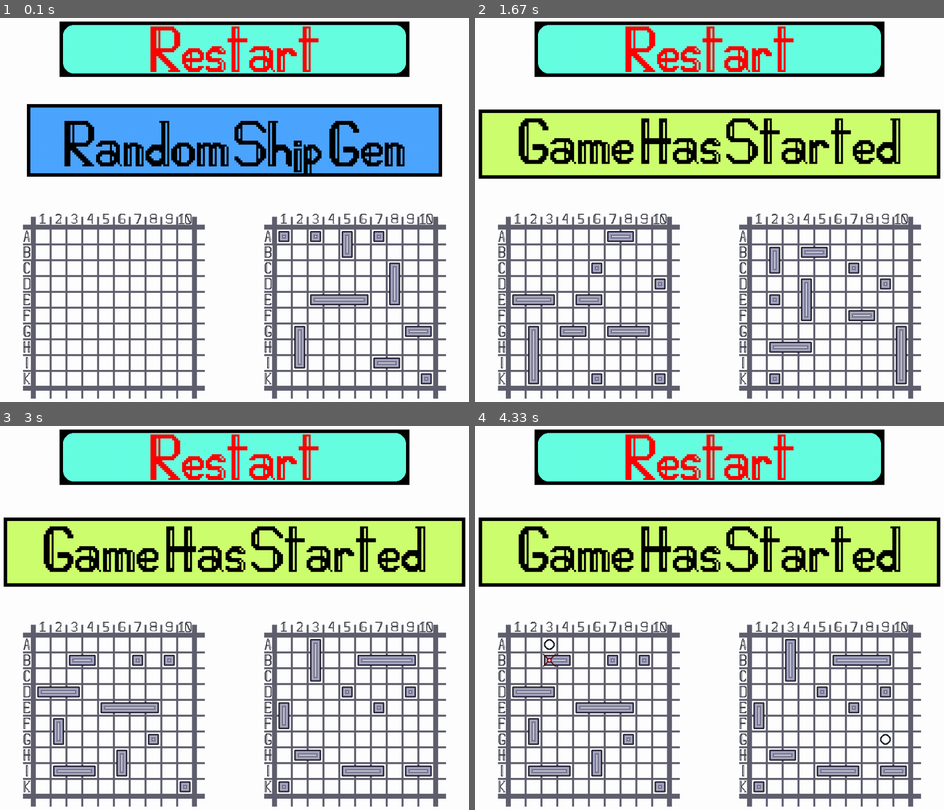
Above: before the commit, frames 1-4 (two rows, left to right).
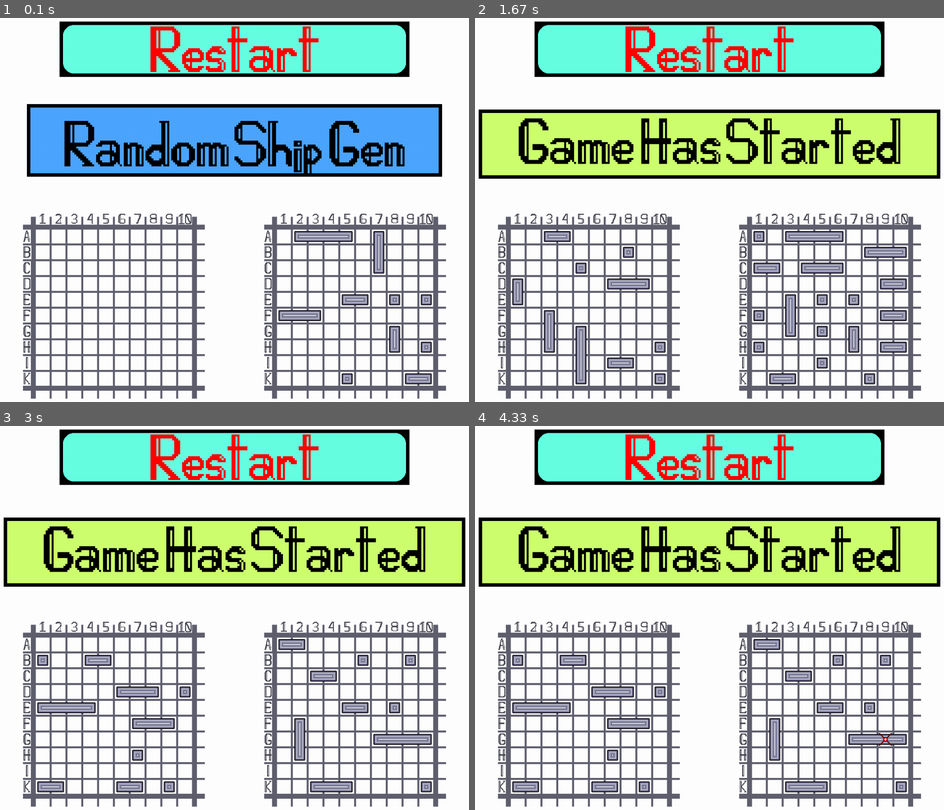
Above: after the commit, the same moments.

Repository: Alan-Bobrov/Battleship-with-pygame
Game: pygame game, started from main.py
Two runs of this game, one before a commit and one after it. Both use one fixed random seed, a clock stepped at 60 frames per second and the inputs below.
Inputs (mouse positions are in pixels of both pictures, inside the frame that each line leads up to):
- Up to frame 1 (0.1 s): no input
- Up to frame 2 (1.67 s): click (709, 217) at 0.38 s; click (761, 236) at 0.72 s; click (784, 60) at 1.05 s; click (578, 52) at 1.38 s
- Up to frame 3 (3 s): click (243, 475) at 1.72 s; click (426, 790) at 2.55 s; click (150, 479) at 2.93 s
- Up to frame 4 (4.33 s): click (883, 740) at 3.22 s; click (868, 614) at 3.55 s; click (817, 545) at 3.88 s; click (564, 537) at 4.22 s

The runs differ from the first frame. In frame 1, 2.4% of the frame differs, in the area x 59-93%, y 55-96%; in frame 2, 6.9%, in the area x 7-93%, y 55-96%; in frame 3, 6.1%; in frame 4, 6.1%.

Commit message:
Update classes.py

Diff:
--- a/classes.py
+++ b/classes.py
@@ -344,11 +344,6 @@
 
         return False, None
 
-    def create_ship(comp_field, coords):
-        ship = Ship()
-        result = ship.put_ship(comp_field, coords)
-        return result
-
     def ship_gen(comp_field, num_of_ships, bot, coords):
         '''
         function randomly (for comp) put ships on the field OR put ship on the coords (for user)
@@ -359,20 +354,21 @@
 
                 if num_of_errors >= 300:
                     num_of_errors = 0
-                    comp_field = create_field()
                     num_of_ships = 0
+                    field = create_field()
                     return_num_ships()
 
-                string, col = (randint(0, 9), randint(0, 9))
-                result = Ship.create_ship(comp_field, (string, col))
+                ship = Ship()
+                result = ship.put_ship(comp_field, (randint(0, 9), randint(0, 9)))
 
                 if not result[0]:
                     num_of_errors += 1
 
-                elif result[1] == "new":
+                if result[1] == "new":
                     num_of_ships += 1
 
             return num_of_ships
+
 
         else:
             result = Ship.create_ship(comp_field, coords)
